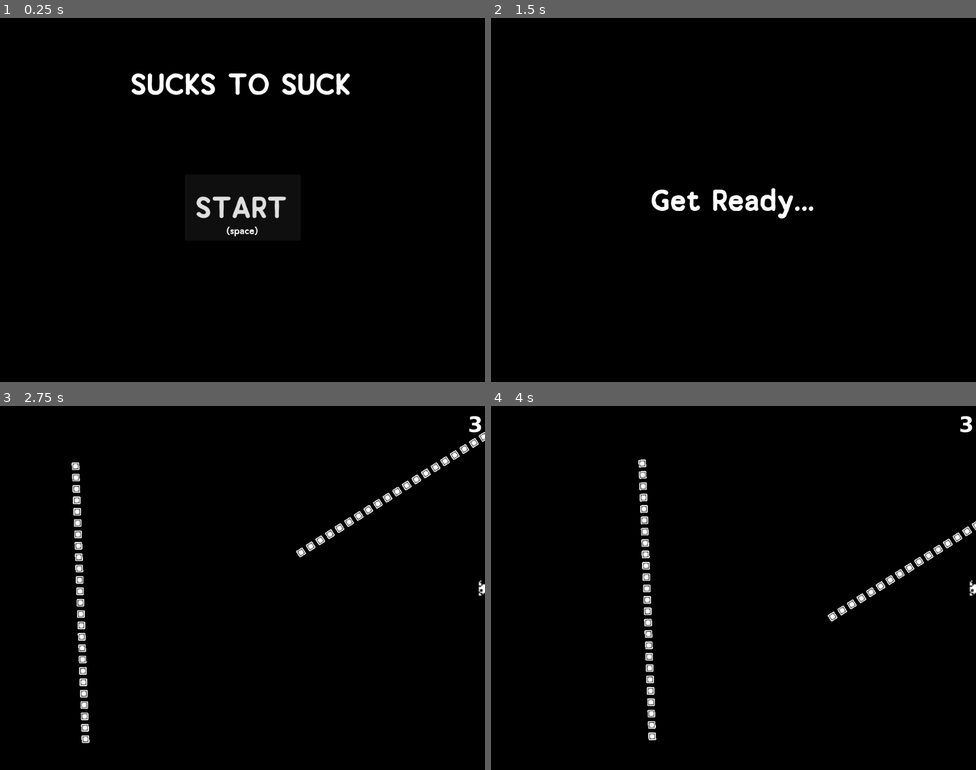
Above: before the commit, frames 1-4 (two rows, left to right).
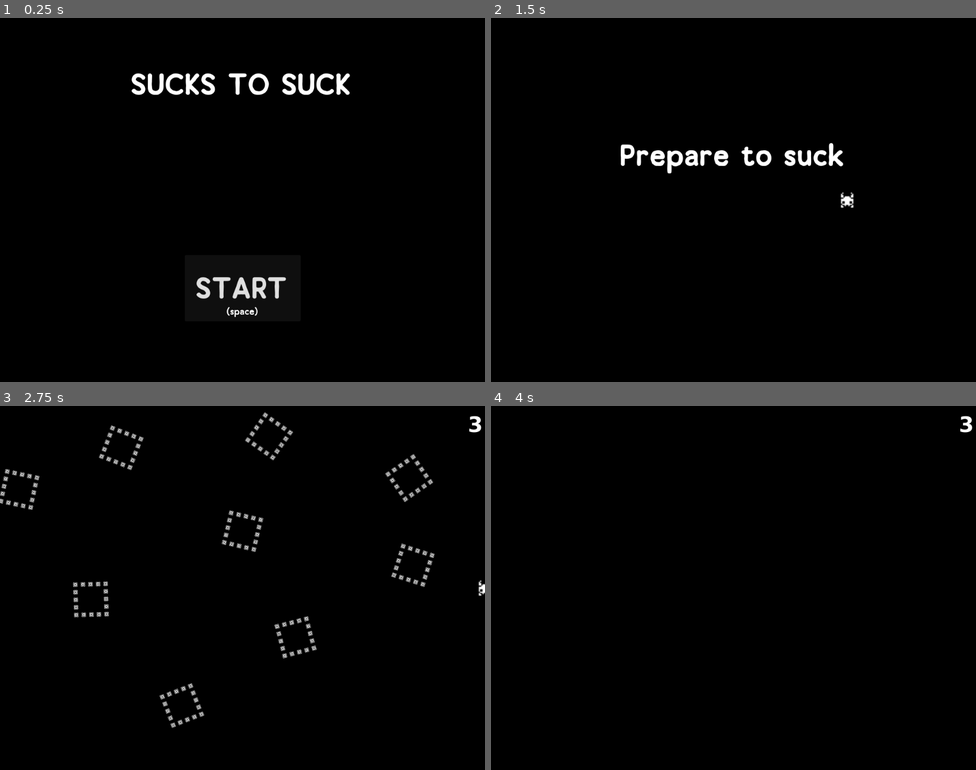
Above: after the commit, the same moments.

Repository: foobarmeow/bullet-godot
Game: Godot game, scene res://scenes/main/main.tscn
The game is run twice, just before and just after one commit, with the same random seed, the same clock (stepped at 60 frames per second) and the same inputs.
Inputs (mouse positions are in pixels of both pictures, inside the frame that each line leads up to):
- Up to frame 1 (0.25 s): no input
- Up to frame 2 (1.5 s): click "START" at 0.5 s; tap Enter at 1.25 s; move the mouse to (840, 181) at 1.27 s; hold D (move_right) from 1.28 s (still down); tap J at 1.35 s; click (840, 181) at 1.42 s
- Up to frame 3 (2.75 s): release D (move_right) at 2 s; tap Space at 2 s; drag from (145, 606) to (218, 660) at 2.02 s
- Up to frame 4 (4 s): tap Enter at 2.75 s; move the mouse to (782, 507) at 2.77 s; hold D (move_right) 2.78-3.5 s; hold Enter 2.78-3.5 s; tap Space at 3.5 s; drag from (709, 660) to (573, 613) at 3.52 s

The runs differ from the first frame. In frame 1, 1.3% of the frame differs, in the area x 40-59%, y 49-83%; in frame 2, 2.2%; in frame 3, 3.4%, in the area x 0-100%, y 1-93%; in frame 4, 1.5%.

Commit message:
wip

Diff:
--- a/scenes/hud/hud.gd
+++ b/scenes/hud/hud.gd
@@ -1,6 +1,7 @@
 extends CanvasLayer
 
 signal start_game
+signal player_ready
 
 func end_game():
 	# Display a game over message
@@ -15,6 +16,7 @@
 
 	# Display a start game message
 	$Root/ReadyLabel.show()
+	player_ready.emit()
 	await get_tree().create_timer(1.5).timeout
 	$Root/ReadyLabel.hide()
 	$Root/ScoreLabel.show()
--- a/scenes/hud/hud.tscn
+++ b/scenes/hud/hud.tscn
@@ -21,17 +21,17 @@
 
 [node name="StartButton" type="Button" parent="Root"]
 layout_mode = 1
-anchors_preset = 8
+anchors_preset = 7
 anchor_left = 0.5
-anchor_top = 0.5
+anchor_top = 1.0
 anchor_right = 0.5
-anchor_bottom = 0.5
-offset_left = -122.0
-offset_top = -54.0
-offset_right = 123.0
-offset_bottom = 86.0
+anchor_bottom = 1.0
+offset_left = -122.5
+offset_top = -268.0
+offset_right = 122.5
+offset_bottom = -128.0
 grow_horizontal = 2
-grow_vertical = 2
+grow_vertical = 0
 shortcut = SubResource("Shortcut_8e0pg")
 text = "START"
 
@@ -61,13 +61,13 @@
 anchor_top = 0.5
 anchor_right = 0.5
 anchor_bottom = 0.5
-offset_left = -20.0
-offset_top = -39.5
-offset_right = 20.0
-offset_bottom = 39.5
+offset_left = -238.0
+offset_top = -134.0
+offset_right = 238.0
+offset_bottom = -52.0
 grow_horizontal = 2
 grow_vertical = 2
-text = "Get Ready..."
+text = "Prepare to suck"
 
 [node name="EndLabel" type="Label" parent="Root"]
 layout_mode = 1
--- /dev/null
+++ b/scenes/levels/level_1.tscn
@@ -0,0 +1,36 @@
+[gd_scene load_steps=3 format=3 uid="uid://cdj0ta3k6iega"]
+
+[ext_resource type="Script" path="res://scenes/levels/wave.gd" id="1_lgude"]
+[ext_resource type="PackedScene" uid="uid://b30wm1l3hlwlu" path="res://scenes/mobs/square.tscn" id="2_7uh34"]
+
+[node name="Level1" type="Node2D"]
+
+[node name="Wave1" type="Node2D" parent="."]
+script = ExtResource("1_lgude")
+
+[node name="square" parent="Wave1" instance=ExtResource("2_7uh34")]
+position = Vector2(256, 88)
+
+[node name="square2" parent="Wave1" instance=ExtResource("2_7uh34")]
+position = Vector2(864, 152)
+
+[node name="square3" parent="Wave1" instance=ExtResource("2_7uh34")]
+position = Vector2(512, 264)
+
+[node name="square4" parent="Wave1" instance=ExtResource("2_7uh34")]
+position = Vector2(40, 176)
+
+[node name="square5" parent="Wave1" instance=ExtResource("2_7uh34")]
+position = Vector2(192, 408)
+
+[node name="square6" parent="Wave1" instance=ExtResource("2_7uh34")]
+position = Vector2(568, 64)
+
+[node name="square7" parent="Wave1" instance=ExtResource("2_7uh34")]
+position = Vector2(872, 336)
+
+[node name="square8" parent="Wave1" instance=ExtResource("2_7uh34")]
+position = Vector2(624, 488)
+
+[node name="square9" parent="Wave1" instance=ExtResource("2_7uh34")]
+position = Vector2(384, 632)
--- /dev/null
+++ b/scenes/levels/wave.gd
@@ -0,0 +1,12 @@
+extends Node2D
+
+var player: Area2D
+
+func start(p: Area2D):
+	player = p
+	for c in get_children():
+		c.player = p
+		c.tracking = true
+	await get_tree().create_timer(1.5).timeout
+	for c in get_children():
+		c.tracking = false
--- a/scenes/main/Main.gd
+++ b/scenes/main/Main.gd
@@ -2,6 +2,7 @@
 
 @export var mob_holder_scene: PackedScene
 @export var lives: int = 3
+@export var levels: Array
 
 var _lives = lives
 
@@ -33,13 +34,12 @@
 	$Player.start()
 
 
-
 	_lives -= 1
 	if _lives > 0:
 		$HUD.hit(_lives)
 
-		spawn()
-		$SpawnTimer.start()
+		#spawn()
+		#$SpawnTimer.start()
 	else:
 		end_game()
 
@@ -51,7 +51,17 @@
 
 
 func _on_hud_start_game():
+	var l1 = levels[0].instantiate()
+	add_child(l1)
+
+	var wave1 = l1.get_node("Wave1")
+	wave1.start($Player)
+	return
+
 	spawn()
 	$SpawnTimer.start()
+	$HUD.hit(_lives)
+
+
+func _on_hud_player_ready():
 	$Player.start()
-	$HUD.hit(_lives)
--- a/scenes/main/main.tscn
+++ b/scenes/main/main.tscn
@@ -1,13 +1,15 @@
-[gd_scene load_steps=5 format=3 uid="uid://bh0f0wn1i2odl"]
+[gd_scene load_steps=6 format=3 uid="uid://bh0f0wn1i2odl"]
 
 [ext_resource type="Script" path="res://scenes/main/Main.gd" id="1_ndwyi"]
 [ext_resource type="PackedScene" uid="uid://clpbah7q1kpfh" path="res://scenes/mob_holder/mob_holder.tscn" id="2_o7rgn"]
 [ext_resource type="PackedScene" uid="uid://b1sqn6oxm0d6m" path="res://scenes/player/player.tscn" id="3_36ncr"]
 [ext_resource type="PackedScene" uid="uid://hoxobtgt486a" path="res://scenes/hud/hud.tscn" id="4_4xova"]
+[ext_resource type="PackedScene" uid="uid://cdj0ta3k6iega" path="res://scenes/levels/level_1.tscn" id="5_wrebh"]
 
 [node name="Main" type="Node2D"]
 script = ExtResource("1_ndwyi")
 mob_holder_scene = ExtResource("2_o7rgn")
+levels = [ExtResource("5_wrebh")]
 
 [node name="ColorRect" type="ColorRect" parent="."]
 offset_right = 1024.0
@@ -37,4 +39,5 @@
 
 [connection signal="hit" from="Player" to="." method="_on_player_hit"]
 [connection signal="timeout" from="SpawnTimer" to="." method="_on_spawn_timer_timeout"]
+[connection signal="player_ready" from="HUD" to="." method="_on_hud_player_ready"]
 [connection signal="start_game" from="HUD" to="." method="_on_hud_start_game"]
--- a/scenes/mob_holder/mob_holder.gd
+++ b/scenes/mob_holder/mob_holder.gd
@@ -12,6 +12,7 @@
 var mob_offset: int
 
 func _init():
+	tracking = true
 	if mob_scene != null:
 		var mob_for_offset = mob_scene.instantiate()
 		mob_offset = mob_for_offset.get_node("Sprite2D").texture.get_width()
@@ -25,12 +26,17 @@
 		"line":
 			spawn(mob_line)
 
+func start_level(p: Area2D):
+	player = p
+	# After the timeout, stop tracking
+	await get_tree().create_timer(tracking_timeout).timeout
+	tracking = false
+
 func spawn(scene: PackedScene):
 	position = get_spawn_position(mob_offset)
 	var mob = scene.instantiate()
 	add_child(mob)
 
-	tracking = true
 	# After the timeout, stop tracking
 	await get_tree().create_timer(tracking_timeout).timeout
 	tracking = false
--- a/scenes/mob_holder/mob_holder.tscn
+++ b/scenes/mob_holder/mob_holder.tscn
@@ -1,16 +1,16 @@
 [gd_scene load_steps=5 format=3 uid="uid://clpbah7q1kpfh"]
 
 [ext_resource type="Script" path="res://scenes/mob_holder/mob_holder.gd" id="1_2gmug"]
-[ext_resource type="PackedScene" uid="uid://btiwg5djjyl0p" path="res://scenes/mobs/mob.tscn" id="2_c6i77"]
-[ext_resource type="PackedScene" uid="uid://b30wm1l3hlwlu" path="res://scenes/mob_holder/groups/square.tscn" id="3_pwwaa"]
-[ext_resource type="PackedScene" uid="uid://bgrv4qfp5ckik" path="res://scenes/mob_holder/groups/line.tscn" id="4_hsvk3"]
+[ext_resource type="PackedScene" uid="uid://btiwg5djjyl0p" path="res://scenes/mobs/mob_primitives/round.tscn" id="2_taax5"]
+[ext_resource type="PackedScene" uid="uid://b30wm1l3hlwlu" path="res://scenes/mobs/square.tscn" id="3_pwwaa"]
+[ext_resource type="PackedScene" uid="uid://bgrv4qfp5ckik" path="res://scenes/mobs/line.tscn" id="4_t15op"]
 
 [node name="MobHolder" type="Node2D"]
 position = Vector2(248, 130)
 script = ExtResource("1_2gmug")
-mob_scene = ExtResource("2_c6i77")
+mob_scene = ExtResource("2_taax5")
 mob_square = ExtResource("3_pwwaa")
-mob_line = ExtResource("4_hsvk3")
+mob_line = ExtResource("4_t15op")
 tracking_timeout = 1.5
 
 [node name="VisibleOnScreenNotifier2D" type="VisibleOnScreenNotifier2D" parent="."]
--- a/scenes/mob_holder/groups/line.tscn
+++ b/scenes/mobs/line.tscn
@@ -1,9 +1,11 @@
-[gd_scene load_steps=2 format=3 uid="uid://bgrv4qfp5ckik"]
+[gd_scene load_steps=3 format=3 uid="uid://bgrv4qfp5ckik"]
 
-[ext_resource type="PackedScene" uid="uid://xfomqs6ncqxq" path="res://scenes/mobs/mob_block.tscn" id="1_atftd"]
+[ext_resource type="PackedScene" uid="uid://xfomqs6ncqxq" path="res://scenes/mobs/mob_primitives/block.tscn" id="1_atftd"]
+[ext_resource type="Script" path="res://scenes/mobs/mob.gd" id="1_va1fc"]
 
-[node name="line" type="Node2D"]
+[node name="line" type="Node2D" groups=["mob"]]
 rotation = 1.57077
+script = ExtResource("1_va1fc")
 
 [node name="Area2D" parent="." instance=ExtResource("1_atftd")]
 
--- /dev/null
+++ b/scenes/mobs/mob.gd
@@ -0,0 +1,11 @@
+extends Node2D
+
+@export var player: Area2D
+@export var tracking: bool = false
+@export var speed: int = 400
+
+func _process(delta):
+	if player != null && tracking:
+		look_at(player.position)
+	elif tracking == false && player != null:
+		translate(Vector2(speed, 0).rotated(rotation) * delta)
--- a/scenes/mobs/mob.tscn
+++ b/scenes/mobs/mob_primitives/round.tscn
@@ -19,7 +19,7 @@
 [sub_resource type="RectangleShape2D" id="RectangleShape2D_p7txf"]
 size = Vector2(39, 40)
 
-[node name="Mob" type="Area2D" groups=["mob"]]
+[node name="Mob" type="Area2D"]
 scale = Vector2(0.25, 0.25)
 script = SubResource("GDScript_wpq8s")
 metadata/_edit_group_ = true
--- a/scenes/mob_holder/groups/square.tscn
+++ b/scenes/mobs/square.tscn
@@ -1,53 +1,55 @@
-[gd_scene load_steps=2 format=3 uid="uid://b30wm1l3hlwlu"]
+[gd_scene load_steps=3 format=3 uid="uid://b30wm1l3hlwlu"]
 
-[ext_resource type="PackedScene" uid="uid://btiwg5djjyl0p" path="res://scenes/mobs/mob.tscn" id="1_n8ue8"]
+[ext_resource type="PackedScene" uid="uid://btiwg5djjyl0p" path="res://scenes/mobs/mob_primitives/round.tscn" id="1_n8ue8"]
+[ext_resource type="Script" path="res://scenes/mobs/mob.gd" id="1_thm8t"]
 
-[node name="square" type="Node2D"]
+[node name="square" type="Node2D" groups=["mob"]]
+script = ExtResource("1_thm8t")
+
+[node name="Mob" parent="." instance=ExtResource("1_n8ue8")]
 position = Vector2(-32, -32)
 
-[node name="Mob" parent="." instance=ExtResource("1_n8ue8")]
-
 [node name="Mob2" parent="." instance=ExtResource("1_n8ue8")]
-position = Vector2(16, 0)
+position = Vector2(-16, -32)
 
 [node name="Mob3" parent="." instance=ExtResource("1_n8ue8")]
+position = Vector2(0, -32)
+
+[node name="Mob4" parent="." instance=ExtResource("1_n8ue8")]
+position = Vector2(16, -32)
+
+[node name="Mob5" parent="." instance=ExtResource("1_n8ue8")]
+position = Vector2(32, -32)
+
+[node name="Mob6" parent="." instance=ExtResource("1_n8ue8")]
+position = Vector2(32, -16)
+
+[node name="Mob7" parent="." instance=ExtResource("1_n8ue8")]
 position = Vector2(32, 0)
 
-[node name="Mob4" parent="." instance=ExtResource("1_n8ue8")]
-position = Vector2(48, 0)
-
-[node name="Mob5" parent="." instance=ExtResource("1_n8ue8")]
-position = Vector2(64, 0)
-
-[node name="Mob6" parent="." instance=ExtResource("1_n8ue8")]
-position = Vector2(64, 16)
-
-[node name="Mob7" parent="." instance=ExtResource("1_n8ue8")]
-position = Vector2(64, 32)
-
 [node name="Mob8" parent="." instance=ExtResource("1_n8ue8")]
-position = Vector2(64, 48)
+position = Vector2(32, 16)
 
 [node name="Mob9" parent="." instance=ExtResource("1_n8ue8")]
-position = Vector2(64, 64)
+position = Vector2(32, 32)
 
 [node name="Mob10" parent="." instance=ExtResource("1_n8ue8")]
-position = Vector2(48, 64)
+position = Vector2(16, 32)
 
 [node name="Mob11" parent="." instance=ExtResource("1_n8ue8")]
-position = Vector2(32, 64)
+position = Vector2(0, 32)
 
 [node name="Mob12" parent="." instance=ExtResource("1_n8ue8")]
-position = Vector2(16, 64)
+position = Vector2(-16, 32)
 
 [node name="Mob13" parent="." instance=ExtResource("1_n8ue8")]
-position = Vector2(0, 64)
+position = Vector2(-32, 32)
 
 [node name="Mob14" parent="." instance=ExtResource("1_n8ue8")]
-position = Vector2(0, 48)
+position = Vector2(-32, 16)
 
 [node name="Mob15" parent="." instance=ExtResource("1_n8ue8")]
-position = Vector2(0, 32)
+position = Vector2(-32, 0)
 
 [node name="Mob16" parent="." instance=ExtResource("1_n8ue8")]
-position = Vector2(0, 16)
+position = Vector2(-32, -16)
Not shown, changed: export_presets.cfg
Renamed: scenes/mobs/mob_block.tscn -> scenes/mobs/mob_primitives/block.tscn
